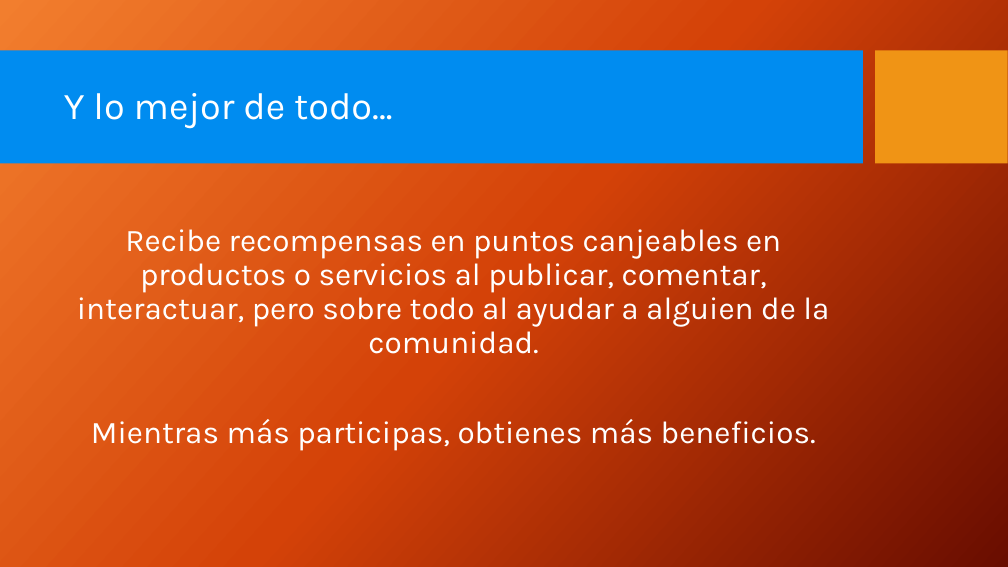
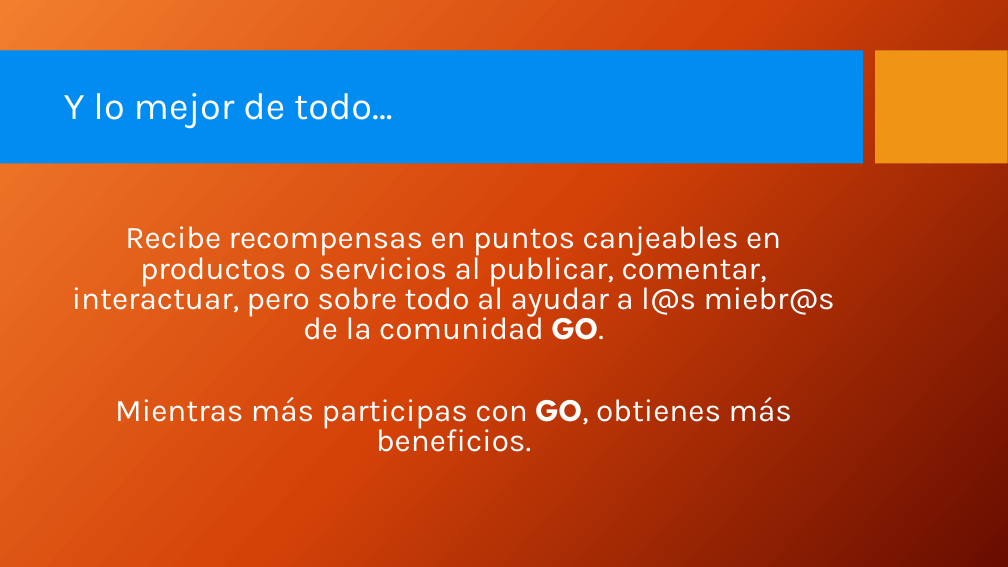
Before and after one commit to Auryn8/red-go, a slide deck: slide 10 of GO_presentacion.pptx. Drawn at 1008x567 pixels with LibreOffice and Linux fonts; fonts in the diff are those of the drawing; background and template pictures are left out. Boxes give left, top, right and bottom in pixels: in the first picture for what was removed or moved away, otherwise in the second. Text is boxed around its words. In the diff, an @@ line names an element or a change of style, - is before the commit and + after.

```diff
--- a/GO_presentacion.pptx
+++ b/GO_presentacion.pptx
@@ text at [72, 226, 835, 452]: text changed @@
-Recibe recompensas en puntos canjeables en productos o servicios al publicar, comentar, interactuar, pero sobre todo al ayudar a alguien de la comunidad.
-Mientras más participas, obtienes más beneficios.
+Recibe recompensas en puntos canjeables en productos o servicios al publicar, comentar, interactuar, pero sobre todo al ayudar a l@s miebr@s de la comunidad GO.
+Mientras más participas con GO, obtienes más beneficios.
```
Also in this commit, not shown: 9 other slides changed, 1 slide removed.
